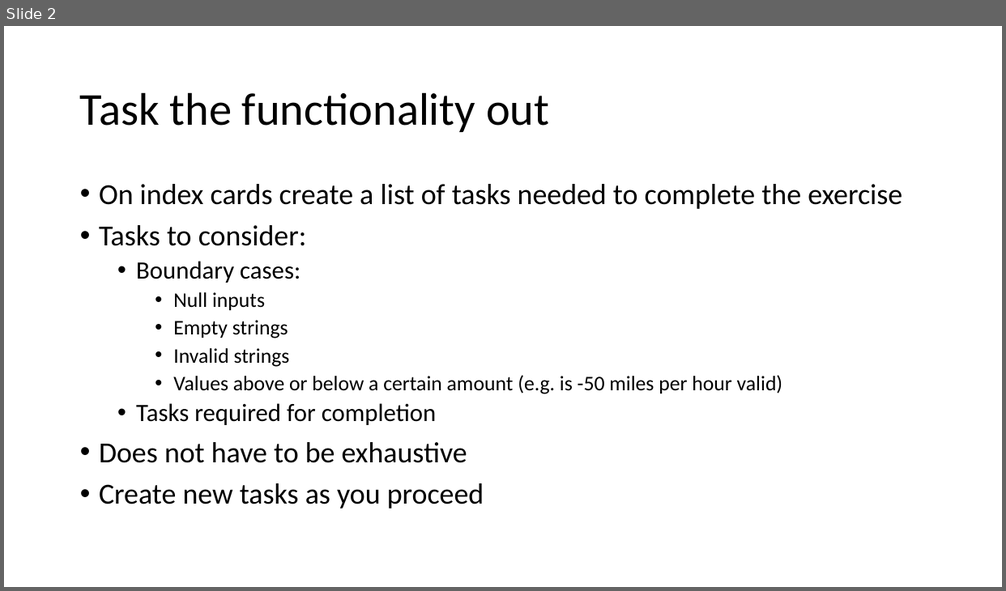
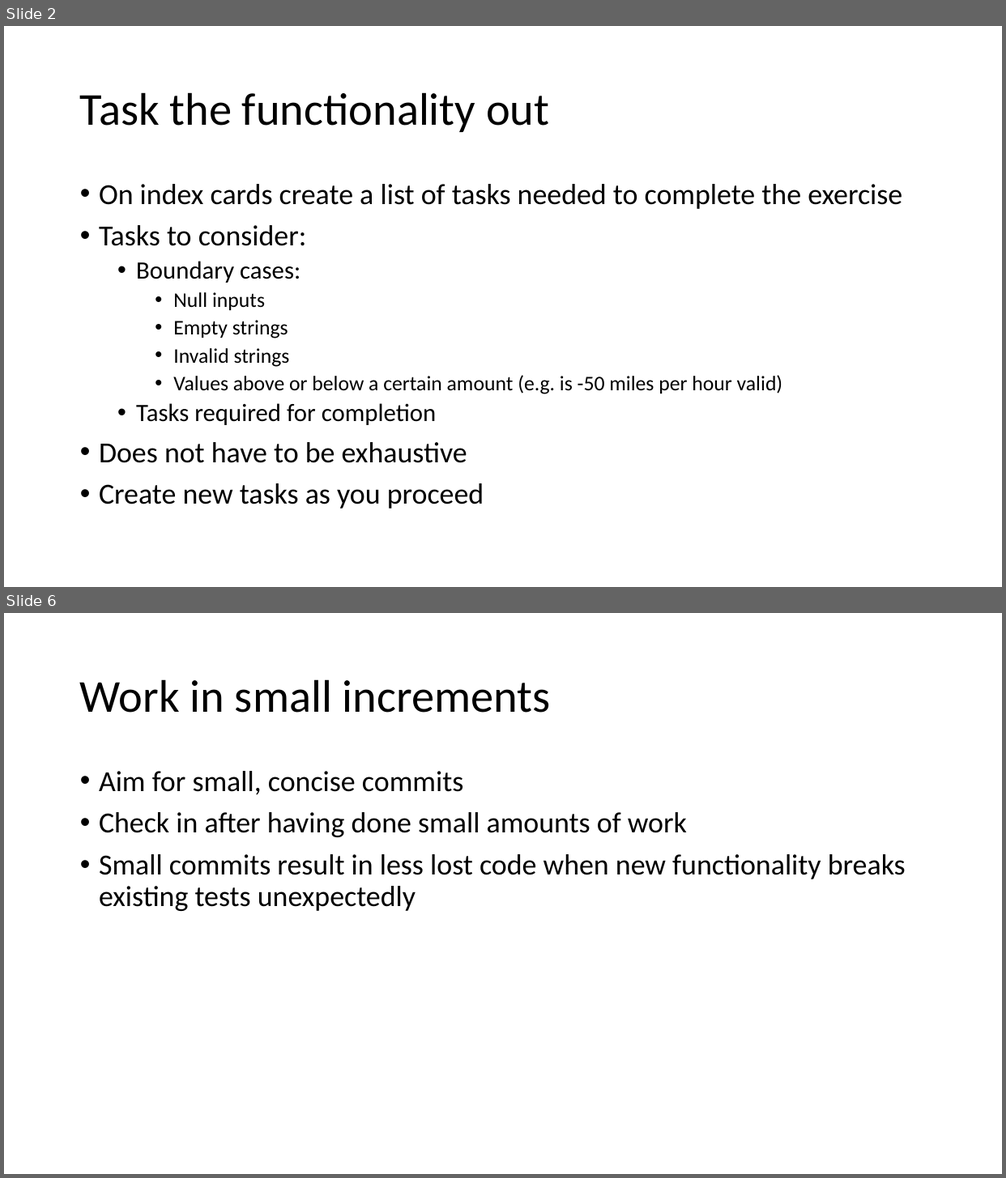
Before and after one commit to LlanddewiLovesYou/TDD_Darts, a slide deck: curriculum.pptx. Shown one above the other, each under a label of ours: slide 2 before the commit, slides 2 and 6 after it; the slides between them are not shown. The pictures are 1006x591 and 1006x1178 pixels, drawn with LibreOffice and Linux fonts; fonts in the diff are those of the drawing. Boxes give left, top, right and bottom in pixels: in the first picture for what was removed or moved away, otherwise in the second. Text is boxed around its words. In the diff, an @@ line names an element or a change of style, - is before the commit and + after.

```diff
--- a/curriculum.pptx
+++ b/curriculum.pptx
@@ slide 6 added at <box>4,613,1002,1174</box>, background #FFFFFF @@
@@ title added at <box>80,679,551,713</box>, 44 pt, text #000000 @@
+Work in small increments
@@ text added at <box>99,771,906,911</box>, 28 pt, text #000000 @@
+• Aim for small, concise commits
+• Check in after having done small amounts of work
+• Small commits result in less lost code when new functionality breaks existing tests unexpectedly
```
Also in this commit, not shown: 2 slides changed, 3 other slides added, 2 other files.
